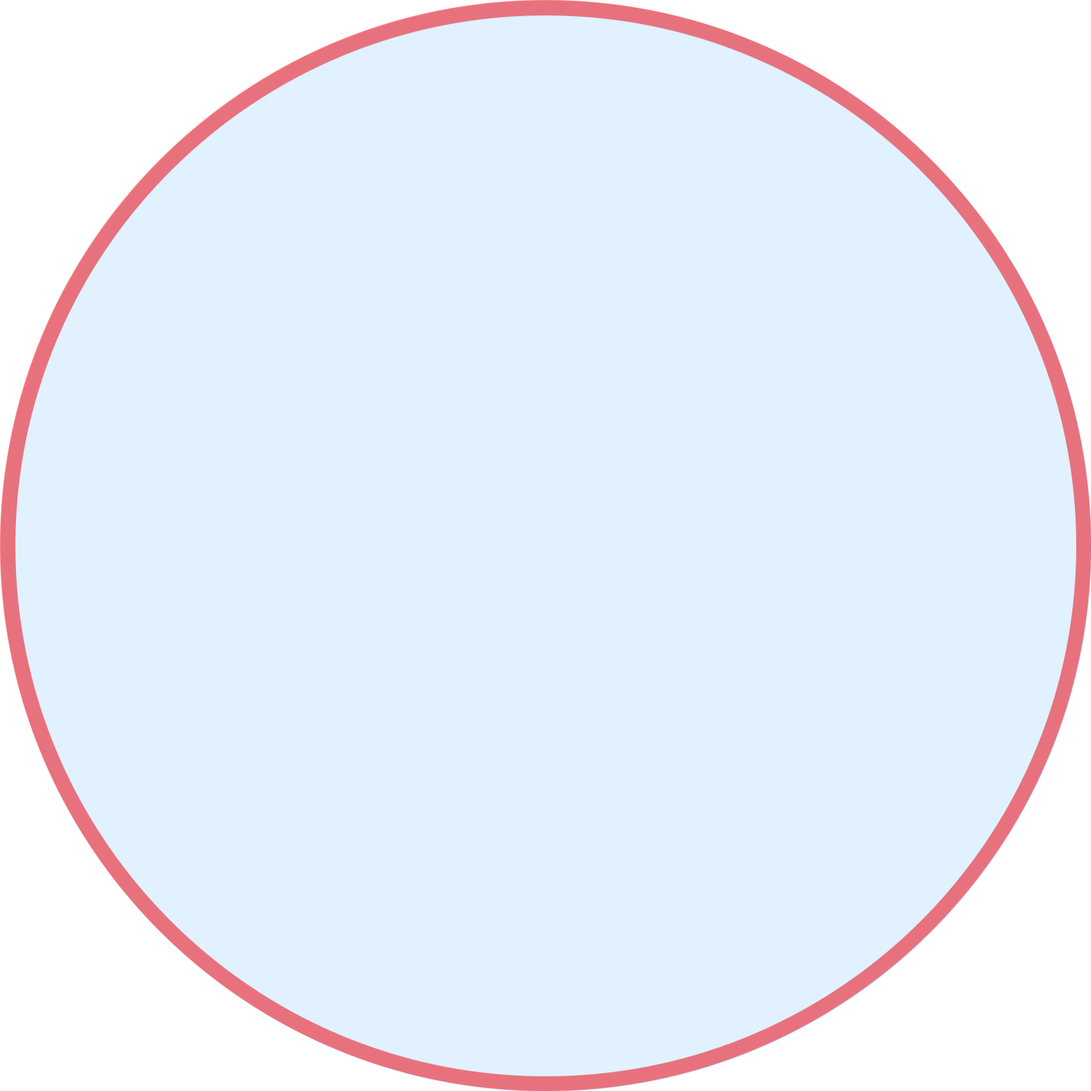
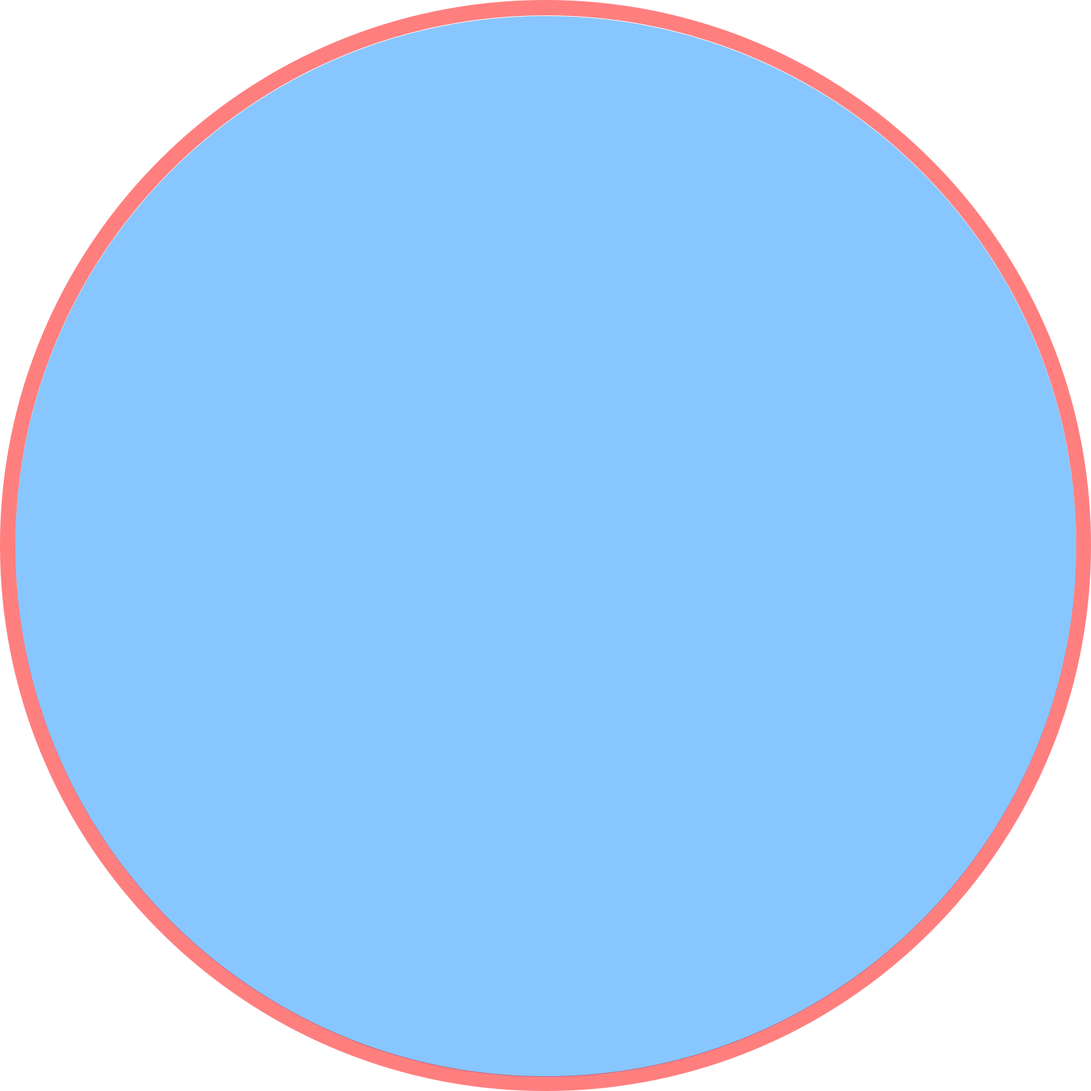
Comparing the layer stacks of the two 1091×1091 images. Changes:
renamed "guides" to "guide", opacity 25% → 100% over (0, 0, 1091, 1091)
hid "cut area" over (0, 0, 1091, 1091)
moved "bg" into group "guide" over (0, 0, 1091, 1091)
